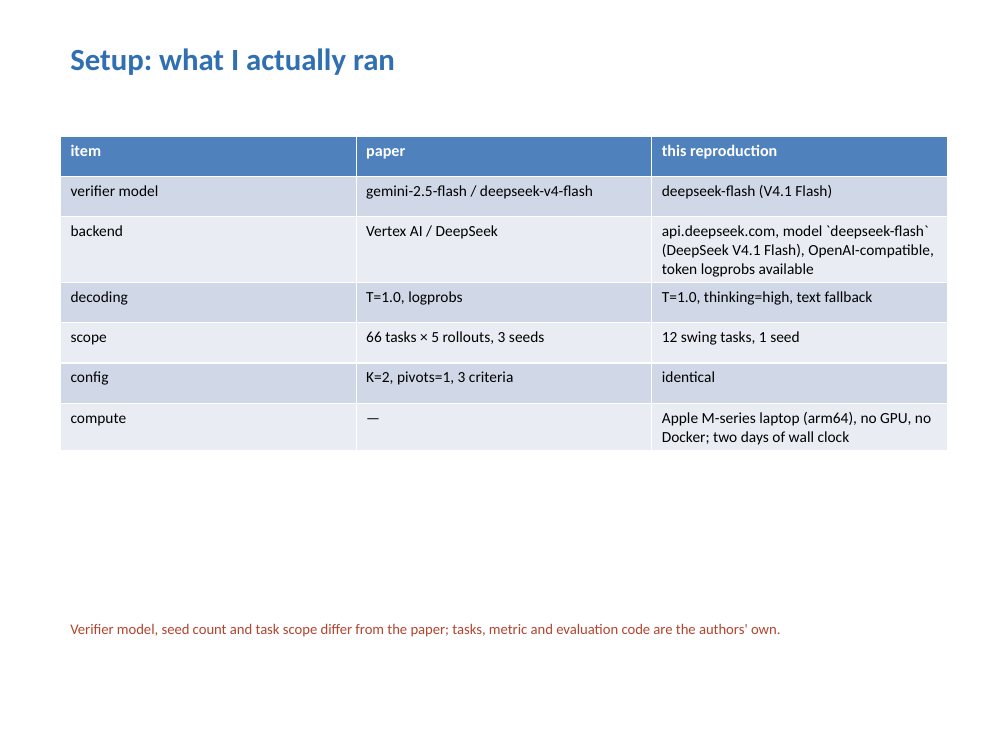
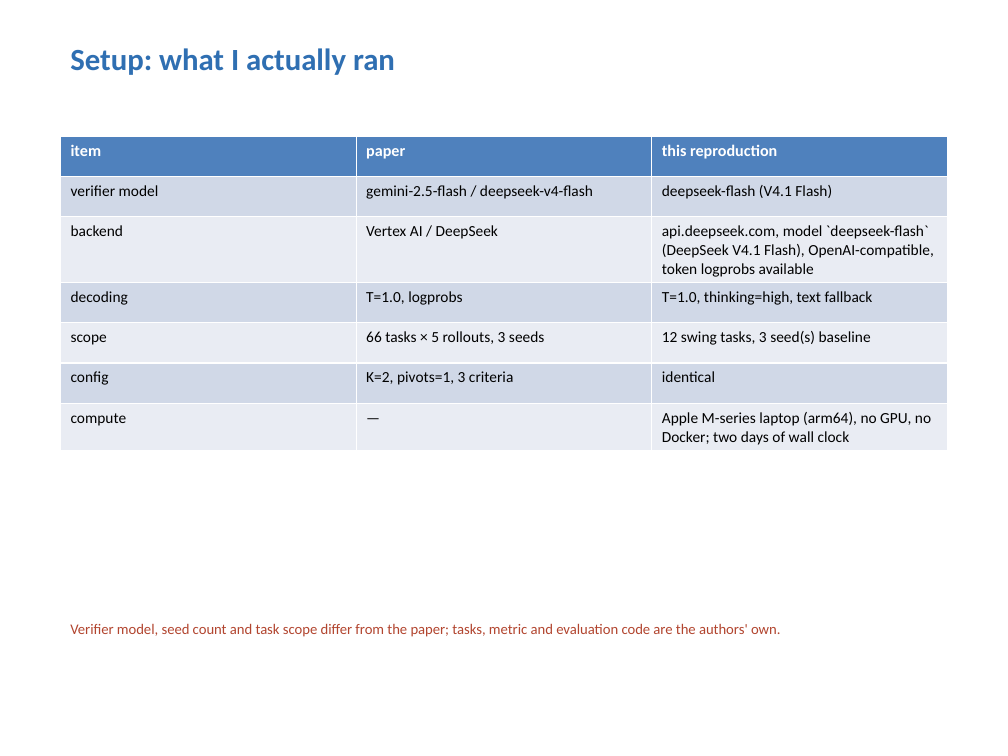
Before and after one commit to levi1031/llm-as-a-verifier-repro, a slide deck: slide 3 of report/presentation.pptx. Drawn at 1008x756 pixels with LibreOffice and Linux fonts; fonts in the diff are those of the drawing. Boxes give left, top, right and bottom in pixels: in the first picture for what was removed or moved away, otherwise in the second. Text is boxed around its words. In the diff, an @@ line names an element or a change of style, - is before the commit and + after.

Commit message:
results: three seeds of the reproduction target (assignment item '3-5 trials, mean/variance')
Seeds 1 and 2 re-run the baseline best-of-3 configuration with their own
score caches (each seed re-samples the tournament ring AND the verifier at
T=1.0), 720 extra calls, 0 errors after one retry of 3 failed comparisons:

  metric          seed0  seed1  seed2   mean    std
  Pass@1 %         50.0   50.0   50.0    50.0    0.0
  verifier %       91.7   91.7   91.7    91.7    0.0
  oracle %        100.0  100.0  100.0   100.0    0.0
  pairwise acc %   90.3   88.6   93.9    90.9    2.7
  trial AUC       0.861  0.843  0.818   0.841  0.022

The task-level statistic is identical in all three seeds because at n=12 it
moves in 8.3-point steps; the finer metrics show the seed noise that counting
12 tasks cannot resolve, and the g=5 ablation lands inside that band
(90.6% pairwise, 0.852 AUC) on the same 282 of 288 comparisons.

The ablation deliberately runs on seed 0 only: sharing the seed with the
baseline makes every comparison its own control, so seed noise cancels in the
paired difference (repro/ablation_overlap.py).

```diff
--- a/report/presentation.pptx
+++ b/report/presentation.pptx
@@ table at box(60, 136, 947, 449) @@
-row 5, column 3: 12 swing tasks, 1 seed
+row 5, column 3: 12 swing tasks, 3 seed(s) baseline
```
Also in this commit, not shown: 2 other slides changed, 17 other files.
